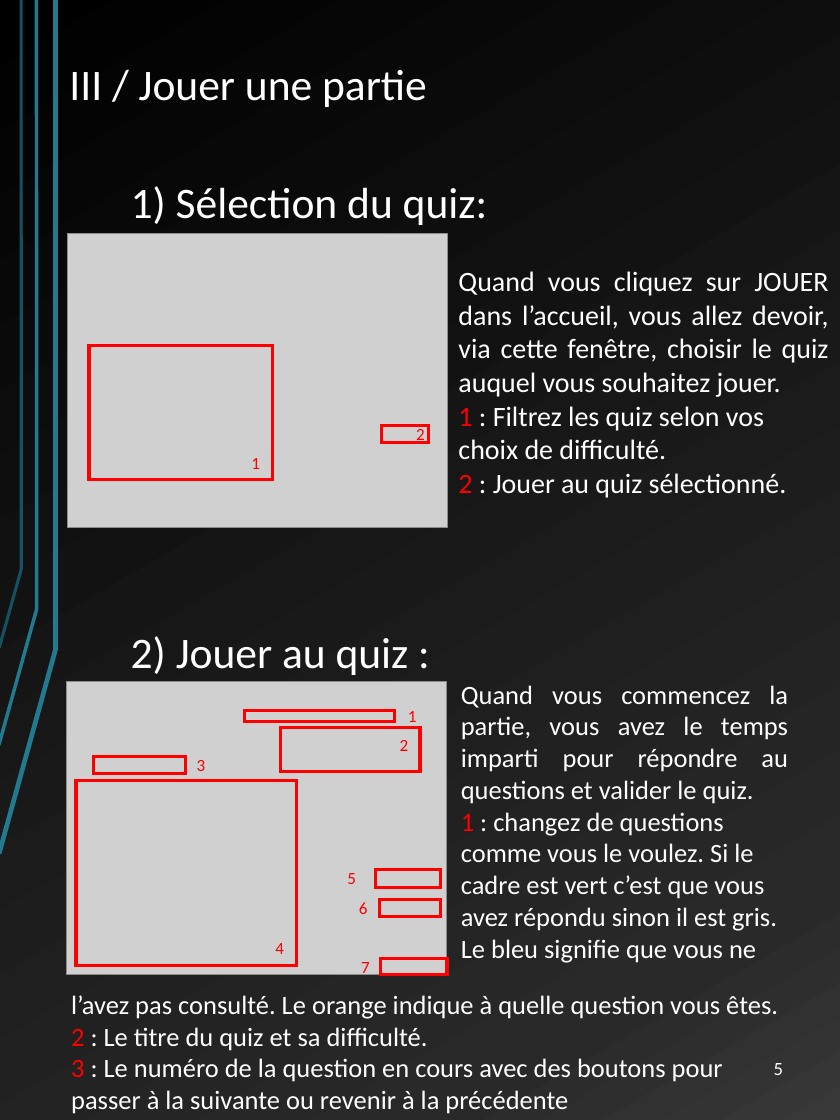
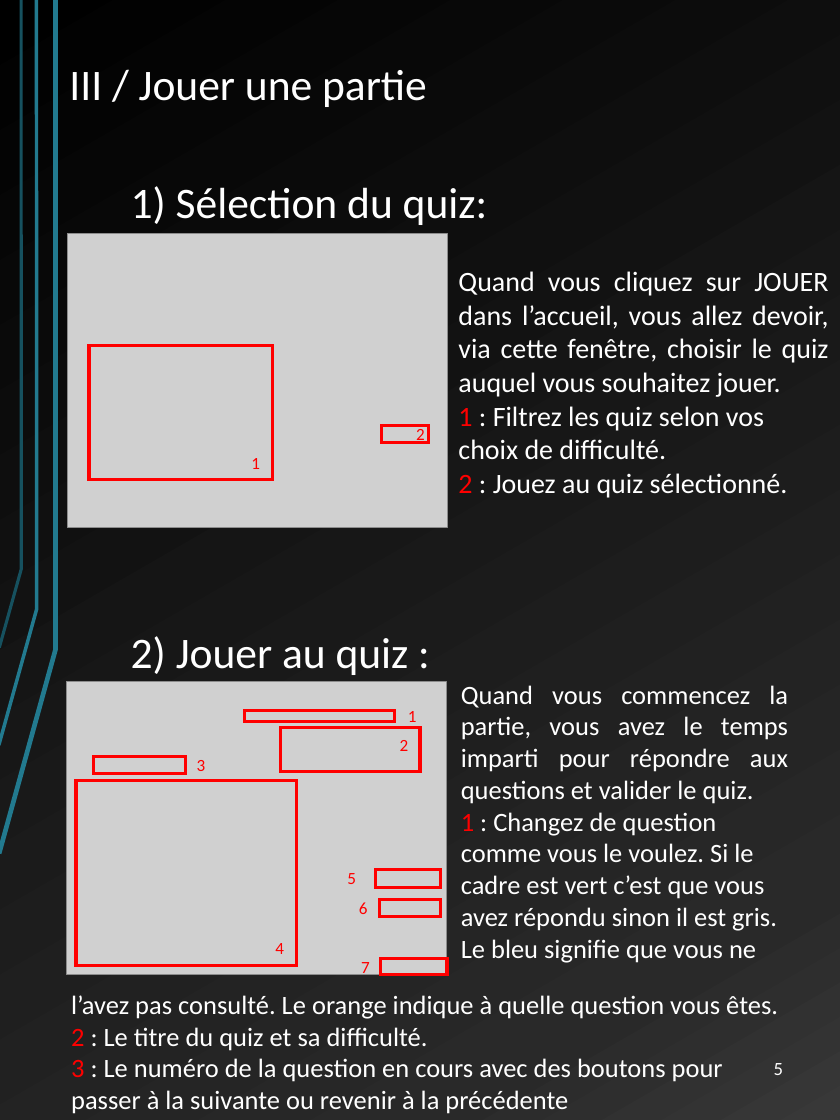
Before and after one commit to LordAlbas/warquiz, a slide deck: slide 7 of Docs/manuel utilisateur WQ.pptx. Drawn at 840x1120 pixels with LibreOffice and Linux fonts; fonts in the diff are those of the drawing; grey boxes stand for pictures. Boxes give left, top, right and bottom in pixels: in the first picture for what was removed or moved away, otherwise in the second. Text is boxed around its words. In the diff, an @@ line names an element or a change of style, - is before the commit and + after.

```diff
--- a/Docs/manuel utilisateur WQ.pptx
+++ b/Docs/manuel utilisateur WQ.pptx
@@ text at (x1=458, y1=473, x2=788, y2=498): text changed @@
-2 : Jouer au quiz sélectionné.
+2 : Jouez au quiz sélectionné.
@@ text at (x1=461, y1=685, x2=788, y2=963): text changed @@
-Quand vous commencez la partie, vous avez le temps imparti pour répondre au questions et valider le quiz.
-1 : changez de questions comme vous le voulez. Si le cadre est vert c’est que vous avez répondu sinon il est gris. Le bleu signifie que vous ne
+Quand vous commencez la partie, vous avez le temps imparti pour répondre aux questions et valider le quiz.
+1 : Changez de question comme vous le voulez. Si le cadre est vert c’est que vous avez répondu sinon il est gris. Le bleu signifie que vous ne
```
Also in this commit, not shown: 6 other slides changed.
